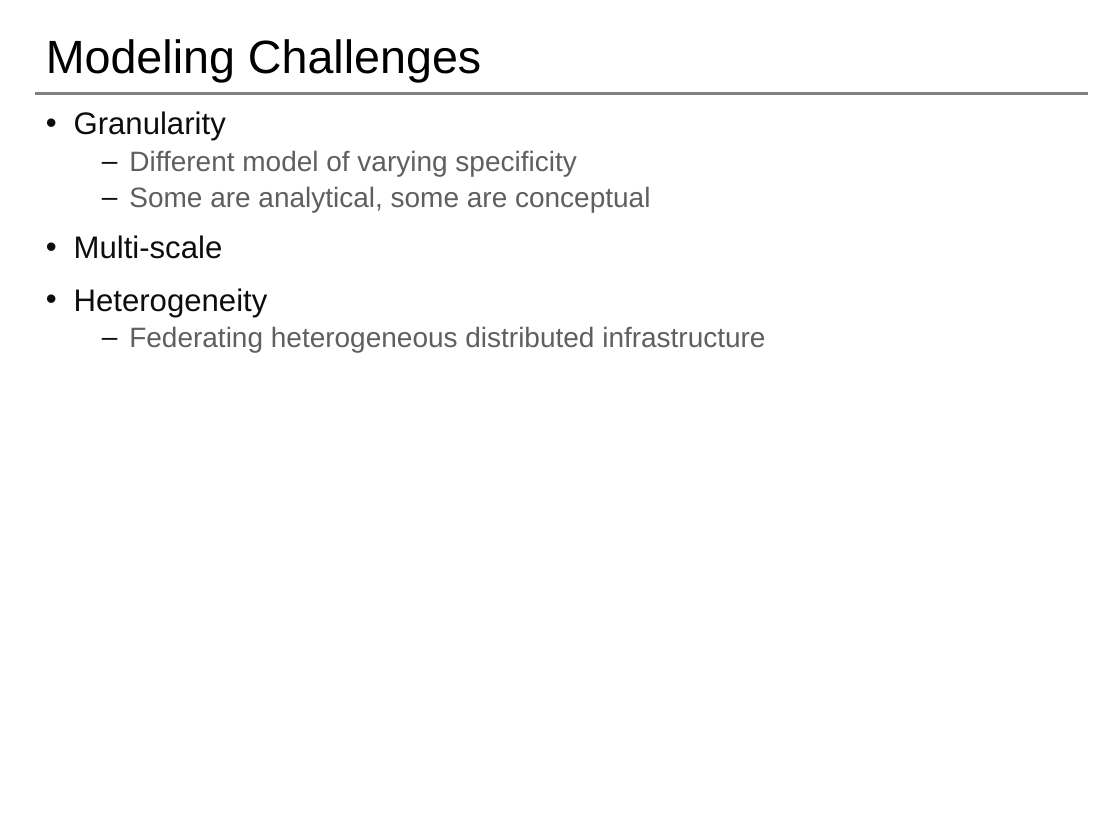
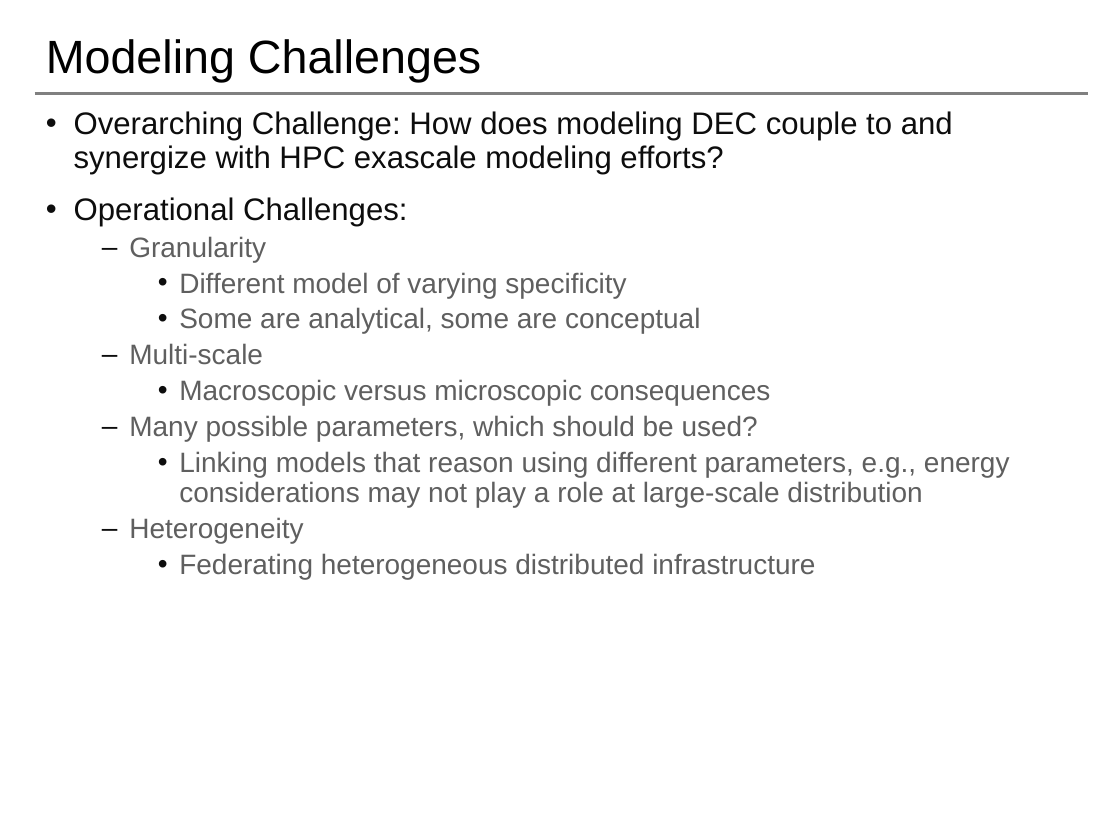
Before and after one commit to saga-project/NGMW, a slide deck: slide 14 of presentations/radical-modsim.pptx (slide 13 before the commit). Drawn at 1120x840 pixels with LibreOffice and Linux fonts; fonts in the diff are those of the drawing; background and template pictures are left out. Boxes give left, top, right and bottom in pixels: in the first picture for what was removed or moved away, otherwise in the second. Text is boxed around its words. In the diff, an @@ line names an element or a change of style, - is before the commit and + after.

```diff
--- a/presentations/radical-modsim.pptx
+++ b/presentations/radical-modsim.pptx
@@ text at (74, 111, 953, 227): paragraphs added @@
+• Overarching Challenge: How does modeling DEC couple to and synergize with HPC exascale modeling efforts?
+• Operational Challenges:
@@ text at (129, 236, 815, 579): size 20 to 18 pt, text colour #0D0D0D to #5F5F5F in "Granularity", "Multi-scale", "Heterogeneity"; bullet • to –; list level 1 to 2 in "Granularity"; bullet – to •; list level 2 to 3 in "Different model of varying specificity"; list level 2 to 3 in "Some are analytical, some are ..."; list level 1 to 2 in "Multi-scale"; list level 1 to 2 in "Heterogeneity"; list level 2 to 3 in "Federating heterogeneous distributed infrastructure" @@
@@ text at (129, 379, 1010, 507): paragraphs added @@
+    • Macroscopic versus microscopic consequences
+  – Many possible parameters, which should be used?
+    • Linking models that reason using different parameters, e.g., energy considerations may not play a role at large-scale distribution
```
Also in this commit, not shown: 4 other slides changed, 1 slide added.
